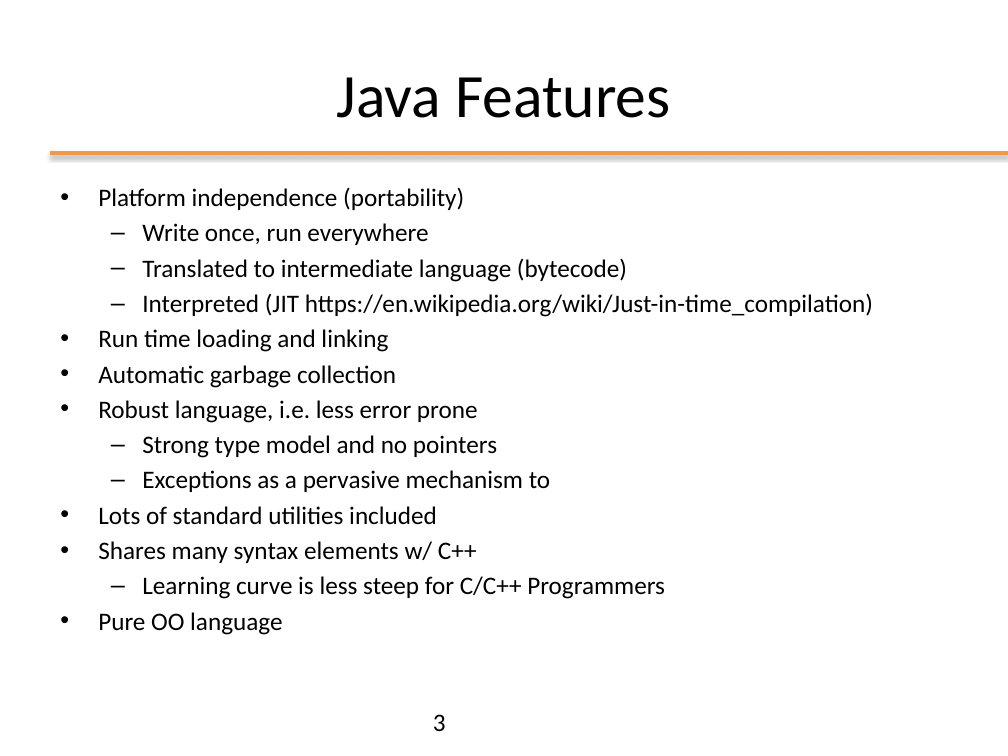
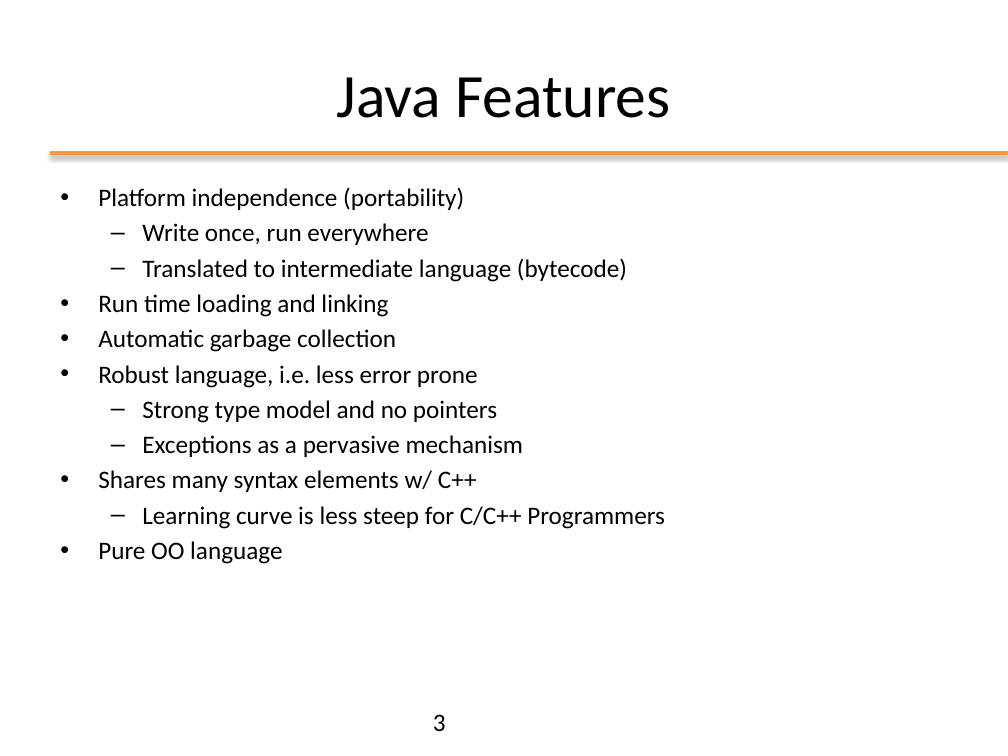
Before and after one commit to matt498/ooprogramming, a slide deck: slide 3 of slides/ppt/02_OOP_Basics.pptx. Drawn at 1008x756 pixels with LibreOffice and Linux fonts; fonts in the diff are those of the drawing; background and template pictures are left out. Boxes give left, top, right and bottom in pixels: in the first picture for what was removed or moved away, otherwise in the second. Text is boxed around its words. In the diff, an @@ line names an element or a change of style, - is before the commit and + after.

```diff
--- a/slides/ppt/02_OOP_Basics.pptx
+++ b/slides/ppt/02_OOP_Basics.pptx
@@ text at box(142, 293, 873, 317): paragraph removed @@
-  – Interpreted (JIT https://en.wikipedia.org/wiki/Just-in-time_compilation)
@@ text at box(142, 435, 524, 457): text changed @@
-  – Exceptions as a pervasive mechanism to
-• Lots of standard utilities included
+  – Exceptions as a pervasive mechanism
```
Also in this commit, not shown: 38 other slides changed, 5 slides added, 2 slides removed, 16 other files.
